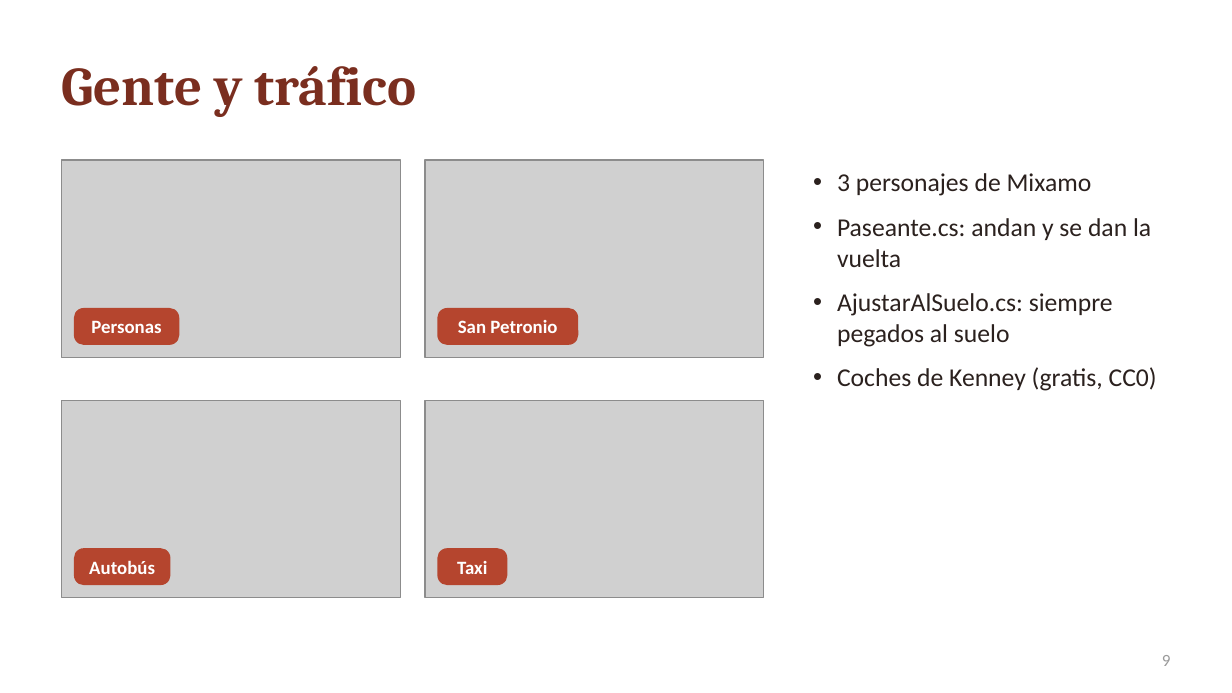
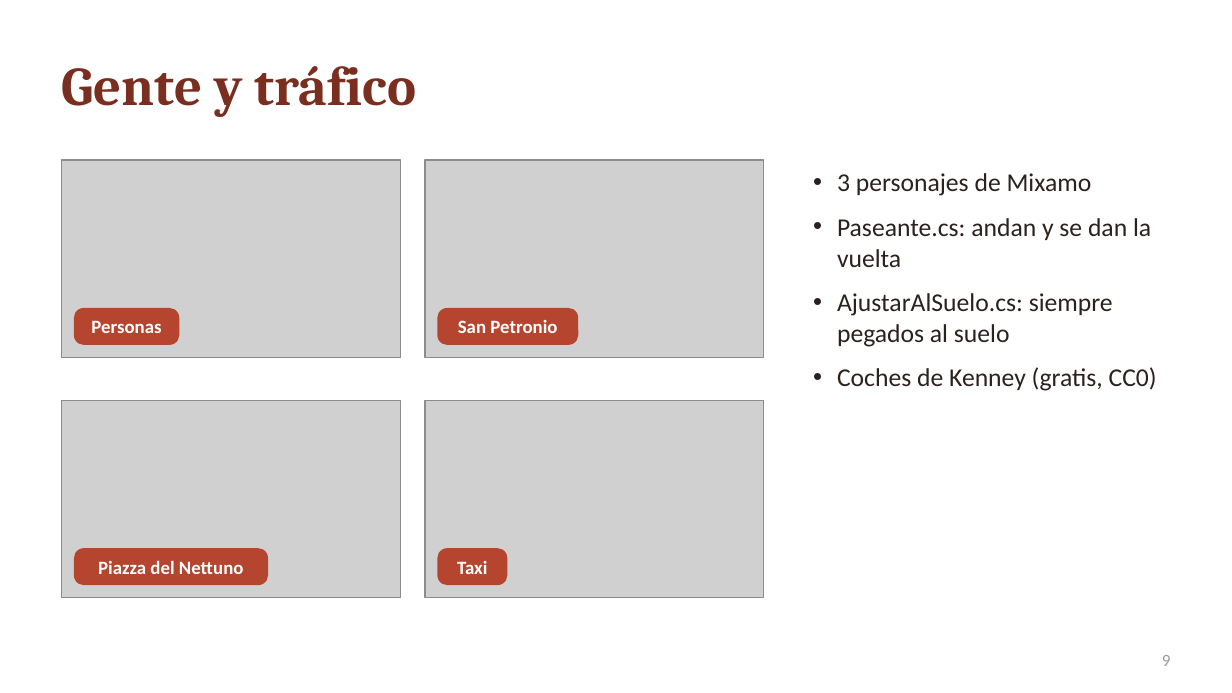
Before and after one commit to antonioRodriguez7/ComGra-AntonioRI, a slide deck: slide 9 of Capturas_Presentacion/Presentacion_Bolonia.pptx. Drawn at 1232x693 pixels with LibreOffice and Linux fonts; fonts in the diff are those of the drawing; grey boxes stand for pictures. Boxes give left, top, right and bottom in pixels: in the first picture for what was removed or moved away, otherwise in the second. Text is boxed around its words. In the diff, an @@ line names an element or a change of style, - is before the commit and + after.

```diff
--- a/Capturas_Presentacion/Presentacion_Bolonia.pptx
+++ b/Capturas_Presentacion/Presentacion_Bolonia.pptx
@@ rounded rectangle "Piazza del Nettuno": place and size @@
-rounded rectangle "Piazza del Nettuno" at (74, 548, 170, 585)
+rounded rectangle "Piazza del Nettuno" at (74, 548, 269, 585)
@@ text in rounded rectangle at (98, 560, 244, 574): text changed @@
-Autobús
+Piazza del Nettuno
```
Also in this commit, not shown: 3 other slides changed, 10 other files.
